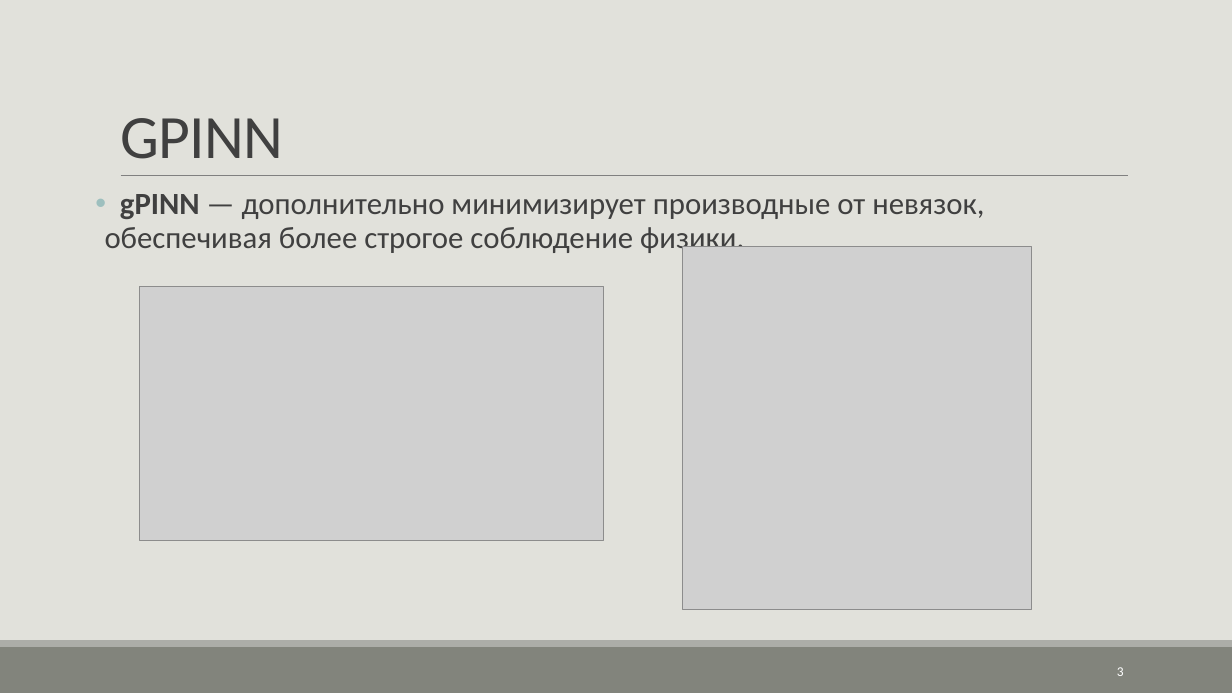
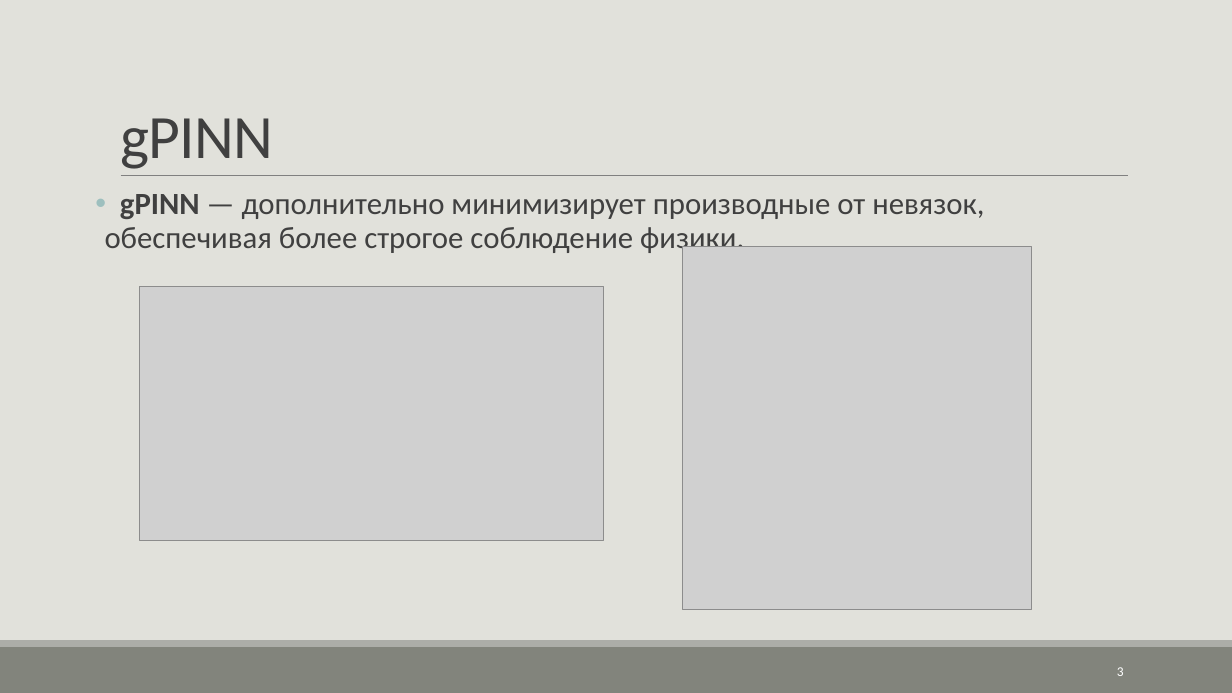
Before and after one commit to Kendorex/Navier_Stoces, a slide deck: slide 3 of Navier-Stokes.pptx. Drawn at 1232x693 pixels with LibreOffice and Linux fonts; fonts in the diff are those of the drawing; grey boxes stand for pictures. Boxes give left, top, right and bottom in pixels: in the first picture for what was removed or moved away, otherwise in the second. Text is boxed around its words. In the diff, an @@ line names an element or a change of style, - is before the commit and + after.

```diff
--- a/Navier-Stokes.pptx
+++ b/Navier-Stokes.pptx
@@ title at bbox=[120, 118, 273, 169]: text changed @@
-GPINN
+gPINN
```
Also in this commit, not shown: 4 other slides changed.
